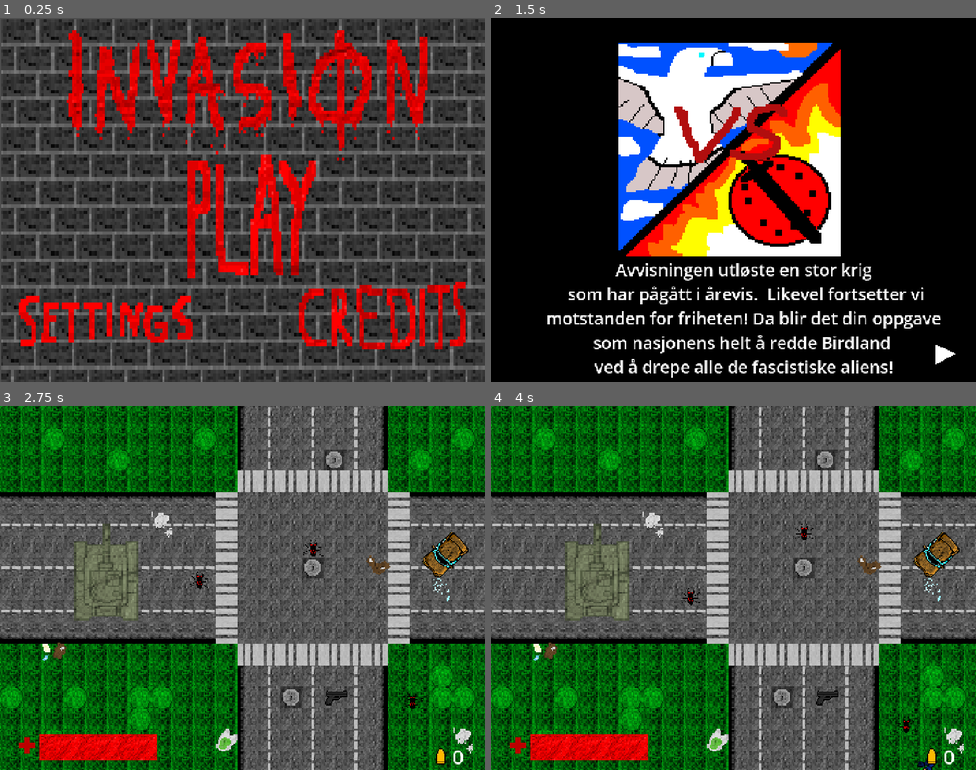
Above: before the commit, frames 1-4 (two rows, left to right).
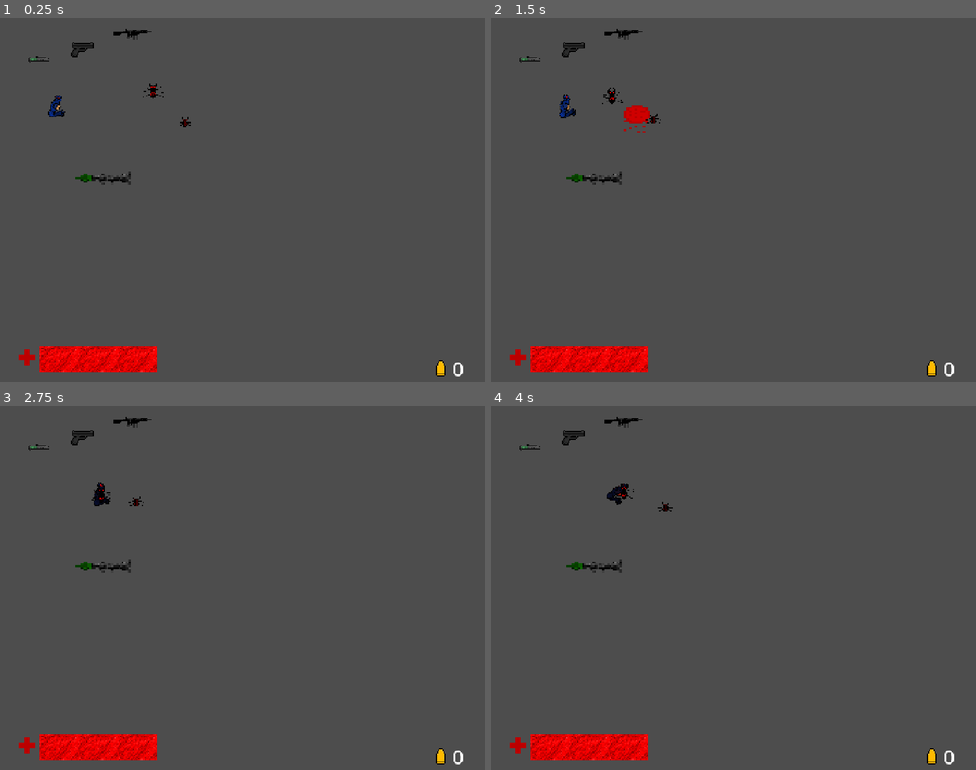
Above: after the commit, the same moments.

Repository: vladydad/Invasion_godot
Game: Godot game, scene res://NPC/NPC.tscn
Two runs of this game, one before a commit and one after it. Both use one fixed random seed, a clock stepped at 60 frames per second and the inputs below. Before the commit the project starts from res://main_menu.tscn.
Inputs (mouse positions are in pixels of both pictures, inside the frame that each line leads up to):
- Up to frame 1 (0.25 s): no input
- Up to frame 2 (1.5 s): click (748, 214) at 0.52 s; tap Enter at 1.25 s; move the mouse to (840, 181) at 1.27 s; press the mouse at (840, 181) at 1.28 s; hold Right (ui_right) from 1.28 s (still down)
- Up to frame 3 (2.75 s): move the mouse to (145, 606) at 2.02 s; release Right (ui_right) at 2.03 s; release the mouse at (145, 606) at 2.03 s; hold Down (ui_down) from 2.03 s (still down); tap V (Silencer) at 2.1 s
- Up to frame 4 (4 s): move the mouse to (782, 507) at 2.77 s; release Down (ui_down) at 2.78 s; press the mouse at (782, 507) at 2.78 s; hold Right (ui_right) 2.78-3.53 s; move the mouse to (709, 660) at 3.52 s; release the mouse at (709, 660) at 3.53 s; hold Up (ui_up) from 3.53 s (still down); tap V (Silencer) at 3.6 s; click (709, 660) at 3.67 s

The runs differ from the first frame. In frame 1, 52% of the frame differs, in the area x 0-100%, y 0-100%; in frame 2, 99%; in frame 3, 61%; in frame 4, 61%.

Commit message:
aaaaa

Diff:
--- a/invasion/NPC/NPC.tscn
+++ b/invasion/NPC/NPC.tscn
@@ -11,6 +11,7 @@
 [ext_resource type="Texture2D" uid="uid://cc6i4snu8kjoq" path="res://icons/adrenlalin overlay.png" id="10_6gnap"]
 [ext_resource type="Texture2D" uid="uid://cdgexn1vldece" path="res://blood overlay.png" id="11_gq5ia"]
 [ext_resource type="Texture2D" uid="uid://6oslvcjutjv6" path="res://icons/bullet.png" id="12_n228h"]
+[ext_resource type="PackedScene" uid="uid://dndv3aehmsx5r" path="res://NPC/enemy.tscn" id="13_joafi"]
 [ext_resource type="PackedScene" uid="uid://b5us6ysl6qk3v" path="res://enemy_2.tscn" id="13_qkjqd"]
 
 [sub_resource type="AtlasTexture" id="AtlasTexture_5j5gb"]
@@ -151,3 +152,6 @@
 
 [node name="enemy2" parent="CanvasLayer" unique_id=1029917588 instance=ExtResource("13_qkjqd")]
 position = Vector2(548, 309)
+
+[node name="NPC1" parent="." unique_id=1095723568 instance=ExtResource("13_joafi")]
+position = Vector2(455, 211)
--- a/invasion/bullet.gd
+++ b/invasion/bullet.gd
@@ -14,18 +14,24 @@
 func _physics_process(delta):
 	global_position += direction * speed * delta
 
-	# убиваем врага, который оказался рядом с пулей
-	for enemy in get_tree().get_nodes_in_group("enemy"):
-		if is_instance_valid(enemy) and enemy.has_method("die"):
-			if global_position.distance_to(enemy.global_position) <= HIT_RADIUS:
-				enemy.die()
-				queue_free()
-				return
+	# убиваем любого NPC с функцией die(), который оказался рядом с пулей
+	for node in get_tree().current_scene.find_children("*", "CharacterBody2D", true, false):
+		if node.get("weapon") != null:
+			continue   # это игрок
+		if node.get("is_dead") == true:
+			continue   # уже мёртв, пуля пролетает дальше
+		if node.has_method("die") and global_position.distance_to(node.global_position) <= HIT_RADIUS:
+			print("Пуля убила: ", node.name)
+			node.die()
+			queue_free()
+			return
 
 
 func _on_body_entered(body):
 	if body.get("weapon") != null:
 		return   # это игрок
+	if body.get("is_dead") == true:
+		return
 	if body.has_method("die"):
 		body.die()
 	queue_free()
--- a/invasion/project.godot
+++ b/invasion/project.godot
@@ -11,7 +11,7 @@
 [application]
 
 config/name="Invasion"
-run/main_scene="uid://bcydtpj1fieom"
+run/main_scene="uid://dwtms15a568aa"
 config/features=PackedStringArray("4.7", "Forward Plus")
 <<<<<<<HEADrun/main_scene="uid://bcydtpj1fieom"
 
